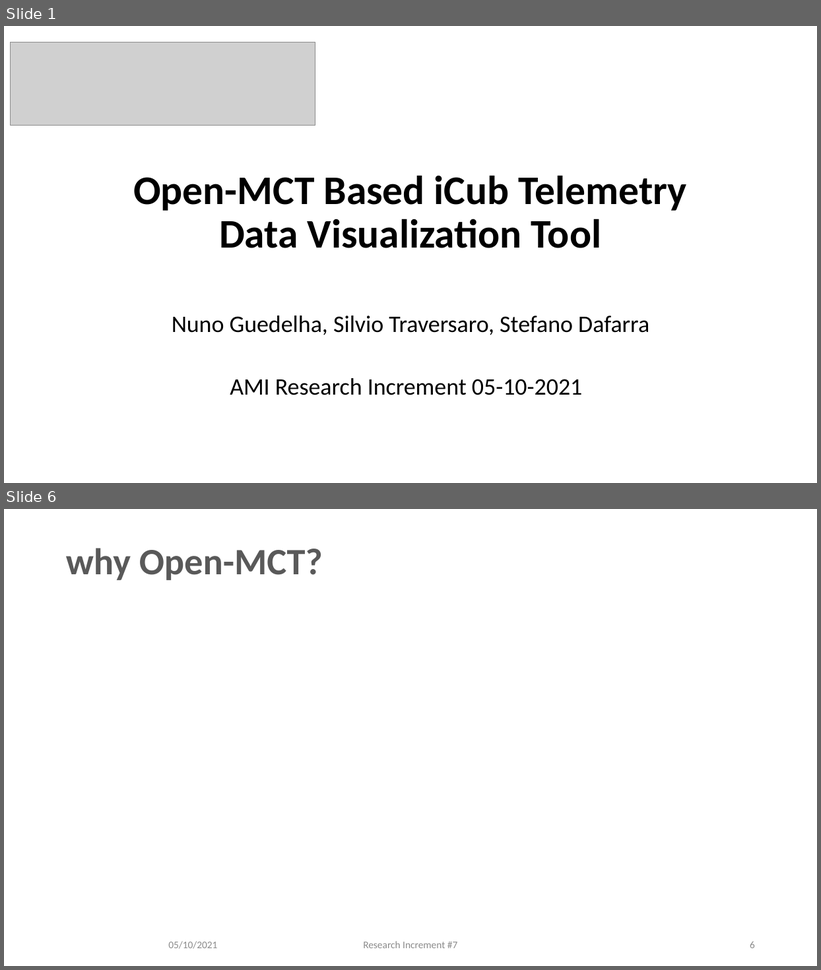
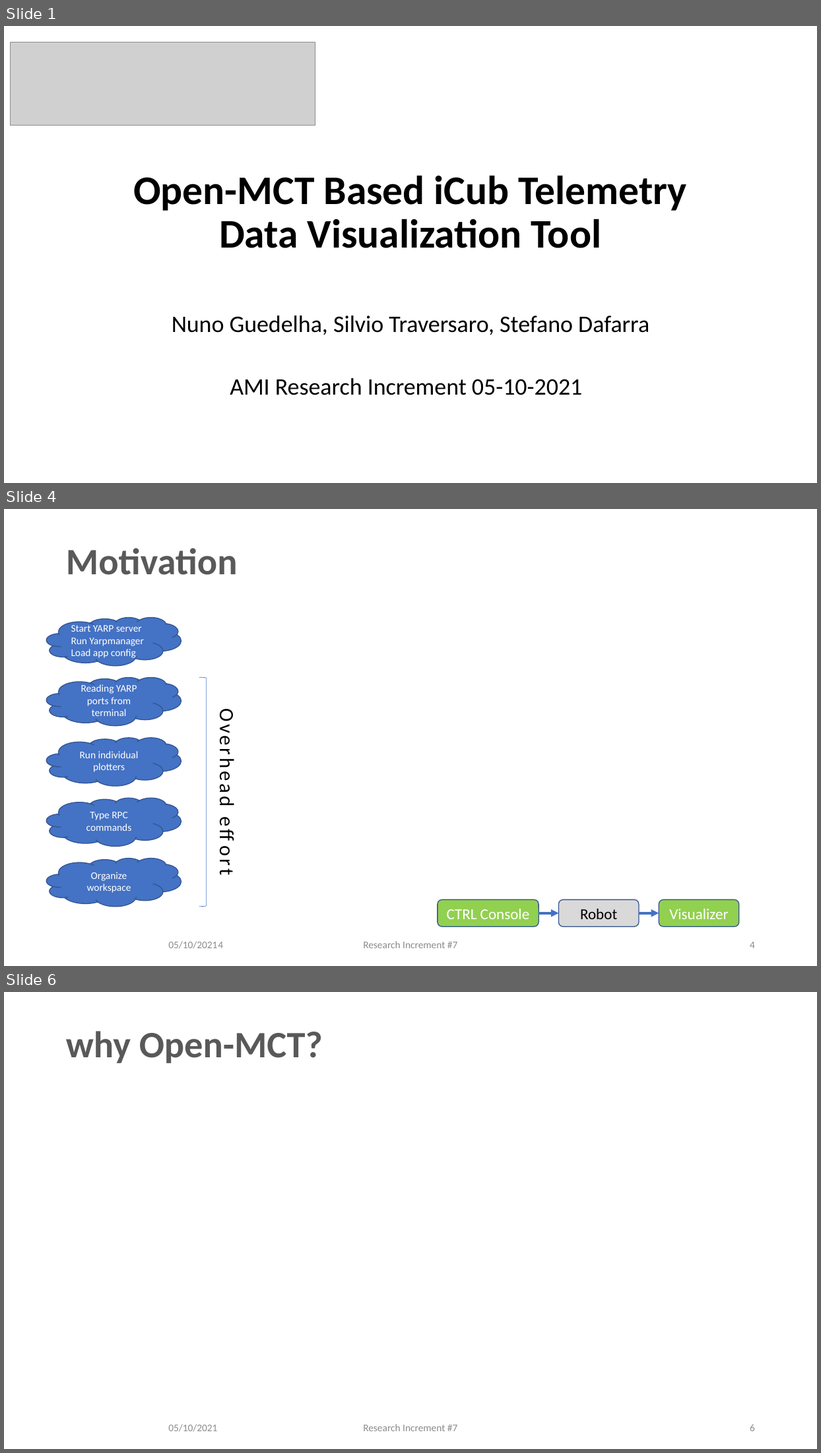
Before and after one commit to ami-iit/yarp-openmct, a slide deck: slides/XTeam_RI_Vertical_iCubTelemetryVisualizer_05102021.pptx. Shown one above the other, each under a label of ours: slides 1 and 6 before the commit, slides 1, 4 and 6 after it; the slides between them are not shown. The pictures are 821x970 and 821x1453 pixels, drawn with LibreOffice and Linux fonts; fonts in the diff are those of the drawing; grey boxes stand for pictures; background and template pictures are left out. Boxes give left, top, right and bottom in pixels: in the first picture for what was removed or moved away, otherwise in the second. Text is boxed around its words. In the diff, an @@ line names an element or a change of style, - is before the commit and + after.

Commit message:
Motivation completed

```diff
--- a/slides/XTeam_RI_Vertical_iCubTelemetryVisualizer_05102021.pptx
+++ b/slides/XTeam_RI_Vertical_iCubTelemetryVisualizer_05102021.pptx
@@ slide 4 added at (4, 509, 817, 966), background #FFFFFF @@
@@ title added at (66, 548, 238, 575), 44 pt, text #595959, bold @@
+Motivation
@@ cloud added at (47, 618, 182, 666), fill #4472C4, outline #325491 1 pt, 12 pt, text #FFFFFF @@
+Start YARP server
+Run Yarpmanager
+Load app config
@@ cloud added at (47, 677, 182, 725), fill #4472C4, outline #325491 1 pt, 12 pt, text #FFFFFF @@
+Reading YARP ports from terminal
@@ right bracket added at (199, 677, 207, 907), outline #4472C4 0.5 pt @@
@@ text added at (207, 677, 244, 907), 24 pt, text #000000 @@
+Overhead effort
@@ cloud added at (47, 738, 182, 786), fill #4472C4, outline #325491 1 pt, 12 pt, text #FFFFFF @@
+Run individual plotters
@@ cloud added at (47, 798, 182, 846), fill #4472C4, outline #325491 1 pt, 12 pt, text #FFFFFF @@
+Type RPC commands
@@ cloud added at (47, 859, 182, 907), fill #4472C4, outline #325491 1 pt, 12 pt, text #FFFFFF @@
+Organize workspace
@@ rounded rectangle added at (438, 900, 539, 927), fill #92D050, outline #325491 1 pt, 18 pt, text #FFFFFF @@
+CTRL Console
@@ rounded rectangle added at (559, 900, 640, 927), fill #D9D9D9, outline #325491 1 pt, 18 pt, text #000000 @@
+Robot
@@ rounded rectangle added at (659, 900, 740, 927), fill #92D050, outline #325491 1 pt, 18 pt, text #FFFFFF @@
+Visualizer
@@ arrow added from (539, 914) to (559, 914), #4472C4 3 pt @@
@@ arrow added from (639, 914) to (659, 914), #4472C4 3 pt @@
@@ page number added at (47, 933, 230, 957), 12 pt, text #8C8C8C @@
+4
@@ text added at (168, 941, 223, 949), 12 pt, text #8C8C8C @@
+05/10/2021
@@ text added at (363, 941, 457, 949), 12 pt, text #8C8C8C @@
+Research Increment #7
@@ page number added at (750, 942, 755, 949), 12 pt, text #8C8C8C @@
+4
```
Also in this commit, not shown: 3 slides changed, 1 slide removed.
